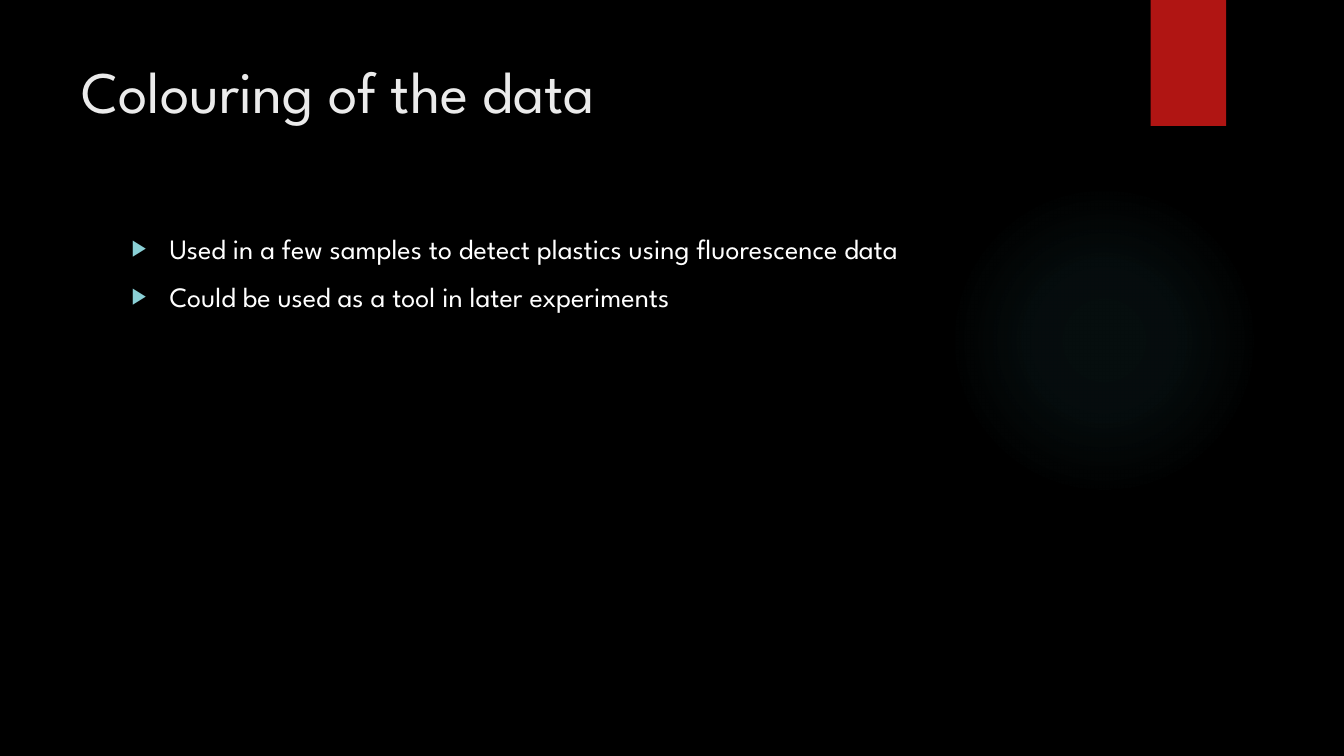
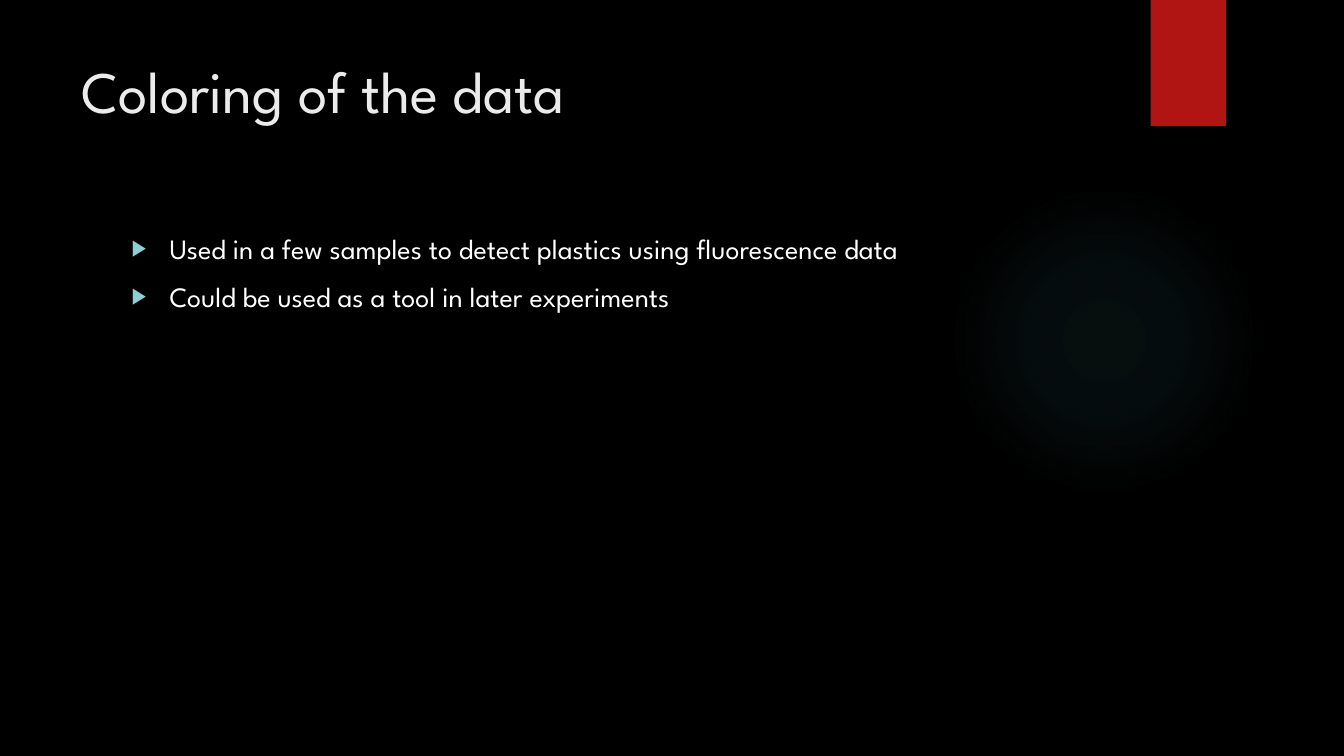
Before and after one commit to PascalVisser/bioplastic_degradation, a slide deck: slide 5 of EndofsprintPresentation.pptx. Drawn at 1344x756 pixels with LibreOffice and Linux fonts; fonts in the diff are those of the drawing; background and template pictures are left out. Boxes give left, top, right and bottom in pixels: in the first picture for what was removed or moved away, otherwise in the second. Text is boxed around its words. In the diff, an @@ line names an element or a change of style, - is before the commit and + after.

```diff
--- a/EndofsprintPresentation.pptx
+++ b/EndofsprintPresentation.pptx
@@ title at bbox=[81, 72, 565, 126]: text changed @@
-Colouring of the data
+Coloring of the data
```
Also in this commit, not shown: 2 other slides changed.
